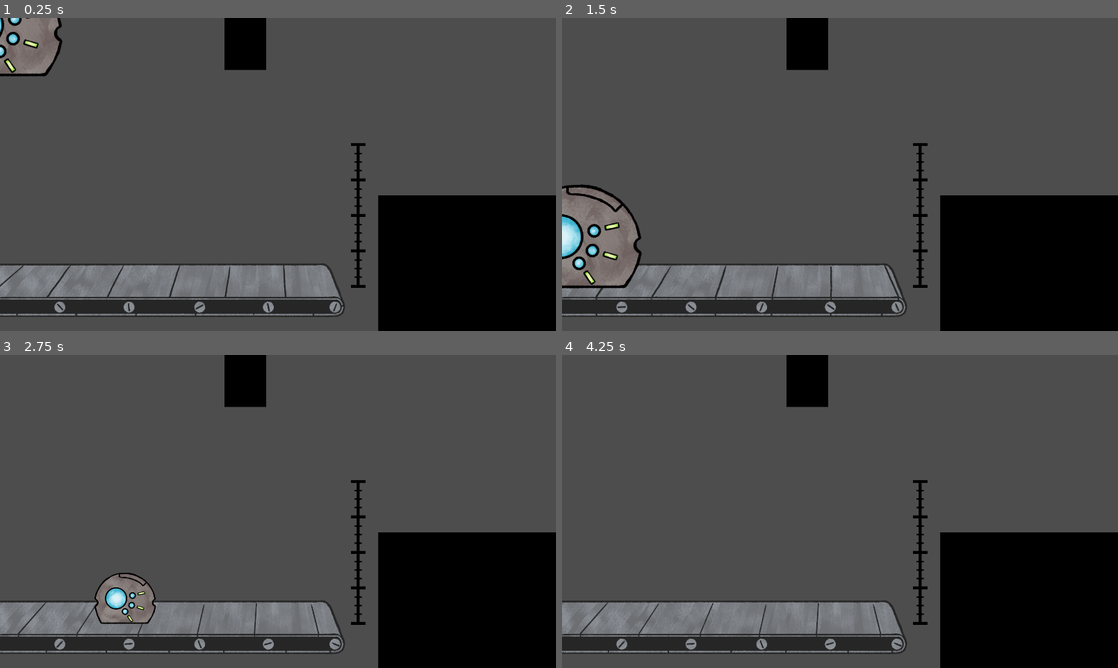
Above: before the commit, frames 1-4 (two rows, left to right).
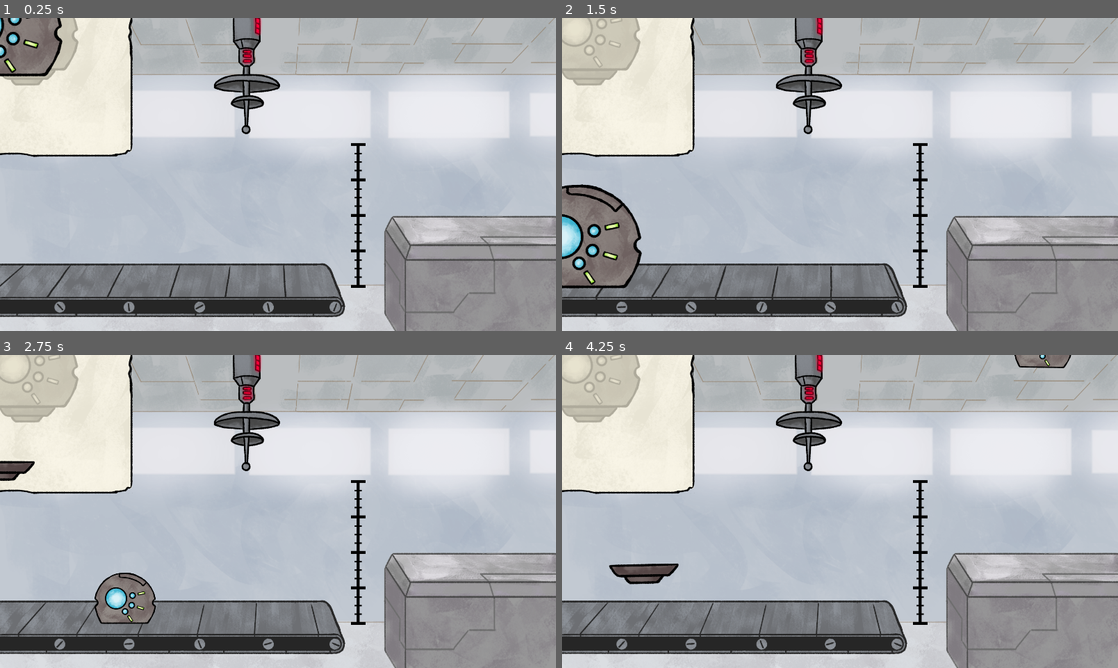
Above: after the commit, the same moments.

Repository: saadjiqbal/tip-the-scales
Game: Godot game, scene res://scenes/game.tscn
Two runs of this game, one before a commit and one after it. Both use one fixed random seed, a clock stepped at 60 frames per second and the inputs below. The project has no main scene, so this scene is started directly.
Inputs (mouse positions are in pixels of both pictures, inside the frame that each line leads up to):
- Up to frame 1 (0.25 s): no input
- Up to frame 2 (1.5 s): tap Enter (ui_accept) at 0.5, 0.6, 0.77, 1.07 s; move the mouse to (962, 158) at 0.52 s; move the mouse to (728, 190) at 1.27 s; click (728, 190) at 1.35 s
- Up to frame 3 (2.75 s): tap Enter (ui_accept) at 1.52, 1.55, 1.82, 2.3 s; move the mouse to (61, 574) at 2.02 s; hold Right mouse button (RightClick) from 2.03 s (still down)
- Up to frame 4 (4.25 s): move the mouse to (812, 574) at 2.77 s; release Right mouse button (RightClick) at 2.78 s; tap Enter (ui_accept) at 2.85, 3.02, 3.32, 3.77, 3.8, 4.07 s; move the mouse to (1006, 558) at 3.52 s; press the mouse at (1006, 558) at 3.53 s

The runs differ from the first frame. In frame 1, 87% of the frame differs, in the area x 0-100%, y 0-100%; in frame 2, 86%; in frame 3, 88%; in frame 4, 89%.

Commit message:
Updated sprites

Diff:
--- /dev/null
+++ b/manual.tscn
@@ -0,0 +1,6 @@
+[gd_scene load_steps=2 format=3 uid="uid://iy4a2pn8v7uq"]
+
+[ext_resource type="Texture2D" uid="uid://ok2idkkm6wly" path="res://sprites/manual/manual_page_0.png" id="1_b1xl5"]
+
+[node name="Manual" type="Sprite2D"]
+texture = ExtResource("1_b1xl5")
--- a/scenes/game.tscn
+++ b/scenes/game.tscn
@@ -1,21 +1,27 @@
-[gd_scene load_steps=8 format=3 uid="uid://xjnffox0uabc"]
+[gd_scene load_steps=10 format=3 uid="uid://xjnffox0uabc"]
 
 [ext_resource type="Script" path="res://scripts/game.gd" id="1_nx7mq"]
+[ext_resource type="Texture2D" uid="uid://dypkmni1io311" path="res://sprites/backgrounds/background.png" id="2_8jt7c"]
 [ext_resource type="PackedScene" uid="uid://byfxcixpc3i6f" path="res://scenes/conveyor_belt.tscn" id="3_f8gkv"]
 [ext_resource type="Texture2D" uid="uid://63ek7v7otbi7" path="res://sprites/place_holder_art/Temp_Ruler.png" id="4_ein4x"]
 [ext_resource type="PackedScene" uid="uid://bqtmnirqb2oaw" path="res://scenes/platform.tscn" id="5_31v04"]
 [ext_resource type="PackedScene" uid="uid://cmqhipa1dja3t" path="res://scenes/scanner.tscn" id="5_t77b4"]
 [ext_resource type="PackedScene" uid="uid://l5sgoluep11v" path="res://scenes/teleporter.tscn" id="7_x186n"]
 [ext_resource type="AudioStream" uid="uid://bp85jp075xji8" path="res://Audio/Music/S06_E06_GMTK_2024.mp3" id="8_8ehep"]
+[ext_resource type="PackedScene" uid="uid://iy4a2pn8v7uq" path="res://manual.tscn" id="8_d6nrw"]
 
 [node name="Game" type="Node2D"]
 script = ExtResource("1_nx7mq")
 
+[node name="Background" type="Sprite2D" parent="."]
+texture = ExtResource("2_8jt7c")
+centered = false
+
 [node name="Teleporter" parent="." instance=ExtResource("7_x186n")]
-position = Vector2(847, 29)
+position = Vector2(853, 200)
 
 [node name="Platform" parent="." instance=ExtResource("5_31v04")]
-position = Vector2(1681, 987)
+position = Vector2(1623, 881)
 
 [node name="ConveyorBelt" parent="." instance=ExtResource("3_f8gkv")]
 
@@ -24,15 +30,13 @@
 texture = ExtResource("4_ein4x")
 
 [node name="Scanner" parent="." instance=ExtResource("5_t77b4")]
-position = Vector2(2794, 676)
+position = Vector2(2026, 756)
 
-[node name="Manual" type="Sprite2D" parent="."]
+[node name="Manual" parent="." instance=ExtResource("8_d6nrw")]
 
 [node name="AudioStreamPlayer" type="AudioStreamPlayer" parent="."]
 stream = ExtResource("8_8ehep")
 
 [node name="RayCast2D" type="RayCast2D" parent="."]
-
-position = Vector2(800, 0)
-
+position = Vector2(316, 545)
 scale = Vector2(5, 7)
--- a/scenes/objects/thruster_0.tscn
+++ b/scenes/objects/thruster_0.tscn
@@ -4,11 +4,11 @@
 [ext_resource type="Texture2D" uid="uid://bvcyvdgosj8ie" path="res://sprites/parts/thruster_0.png" id="2_d0pv6"]
 [ext_resource type="AudioStream" uid="uid://f1tduffby4tp" path="res://Audio/SFX/SFX_Ratchet.wav" id="3_swvdk"]
 
-[sub_resource type="RectangleShape2D" id="RectangleShape2D_fkdjl"]
-size = Vector2(244, 69)
+[sub_resource type="RectangleShape2D" id="RectangleShape2D_cjaqk"]
+size = Vector2(238, 69)
 
-[sub_resource type="RectangleShape2D" id="RectangleShape2D_jn520"]
-size = Vector2(243, 69)
+[sub_resource type="RectangleShape2D" id="RectangleShape2D_ocqxp"]
+size = Vector2(239, 70)
 
 [node name="thruster_0" type="RigidBody2D"]
 script = ExtResource("1_t2vgs")
@@ -17,14 +17,14 @@
 texture = ExtResource("2_d0pv6")
 
 [node name="CollisionShape2D" type="CollisionShape2D" parent="."]
-position = Vector2(1, -0.5)
-shape = SubResource("RectangleShape2D_fkdjl")
+position = Vector2(1, 0.5)
+shape = SubResource("RectangleShape2D_cjaqk")
 
 [node name="Area2D" type="Area2D" parent="."]
 
 [node name="CollisionShape2D" type="CollisionShape2D" parent="Area2D"]
-position = Vector2(1.5, -0.5)
-shape = SubResource("RectangleShape2D_jn520")
+position = Vector2(-0.5, 0)
+shape = SubResource("RectangleShape2D_ocqxp")
 
 [node name="AudioStreamPlayer" type="AudioStreamPlayer" parent="."]
 stream = ExtResource("3_swvdk")
--- a/scenes/platform.tscn
+++ b/scenes/platform.tscn
@@ -1,17 +1,15 @@
 [gd_scene load_steps=3 format=3 uid="uid://bqtmnirqb2oaw"]
 
-[ext_resource type="Texture2D" uid="uid://dkr81ncof3g5t" path="res://sprites/place_holder_art/Temp_Box.png" id="1_qppq2"]
+[ext_resource type="Texture2D" uid="uid://dsfs3k36d36yd" path="res://sprites/platform.png" id="1_aufqx"]
 
 [sub_resource type="RectangleShape2D" id="RectangleShape2D_fnpy7"]
-size = Vector2(645.5, 221)
+size = Vector2(592, 221)
 
 [node name="Platform" type="StaticBody2D"]
 
 [node name="Sprite2D" type="Sprite2D" parent="."]
-position = Vector2(-51.5, -139)
-scale = Vector2(0.862667, 0.629333)
-texture = ExtResource("1_qppq2")
+texture = ExtResource("1_aufqx")
 
 [node name="CollisionShape2D" type="CollisionShape2D" parent="."]
-position = Vector2(-49.75, -186)
+position = Vector2(1, 0)
 shape = SubResource("RectangleShape2D_fnpy7")
--- a/scenes/scanner.tscn
+++ b/scenes/scanner.tscn
@@ -6,5 +6,5 @@
 script = ExtResource("1_xwwgi")
 
 [node name="RayCast2D" type="RayCast2D" parent="."]
-scale = Vector2(15, 15)
+scale = Vector2(7, 15)
 target_position = Vector2(-100, 0)
--- a/scenes/teleporter.tscn
+++ b/scenes/teleporter.tscn
@@ -1,16 +1,15 @@
 [gd_scene load_steps=4 format=3 uid="uid://l5sgoluep11v"]
 
-[ext_resource type="Texture2D" uid="uid://dkr81ncof3g5t" path="res://sprites/place_holder_art/Temp_Box.png" id="1_lui12"]
+[ext_resource type="Texture2D" uid="uid://b6hoooye2h5rd" path="res://sprites/teleporter.png" id="1_gka44"]
 [ext_resource type="Script" path="res://scripts/teleporter.gd" id="2_st1fq"]
 [ext_resource type="AudioStream" uid="uid://lbqvrytov8fl" path="res://Audio/SFX/SFX_Teleport_03.wav" id="3_1p2uf"]
 
 [node name="Teleporter" type="Sprite2D"]
-scale = Vector2(0.19, 0.398667)
-texture = ExtResource("1_lui12")
+texture = ExtResource("1_gka44")
 script = ExtResource("2_st1fq")
 
 [node name="RayCast2D" type="RayCast2D" parent="."]
-scale = Vector2(50, 45)
+scale = Vector2(10, 15)
 
 [node name="AudioStreamPlayer" type="AudioStreamPlayer" parent="."]
 stream = ExtResource("3_1p2uf")
--- a/scripts/game.gd
+++ b/scripts/game.gd
@@ -27,11 +27,11 @@
 func spawn_part() -> void:
 	if robot_01_level and part_number == 0:
 		add_child(robot_01_parts[part_number].instantiate())
+		part_number += 1
 
 	if $RayCast2D.is_colliding() and needs_parts:
 		add_child(robot_01_parts[part_number].instantiate())
-
-	part_number += 1
+		part_number += 1
 
 func check_part_number() -> void:
 	if part_number >= robot_01_parts.size():
--- a/scripts/teleporter.gd
+++ b/scripts/teleporter.gd
@@ -5,5 +5,5 @@
 	#Teleports the object coliding with the raycast
 	if Input.is_action_just_pressed("ui_accept") and $RayCast2D.is_colliding():
 		var ObjectPosition = $RayCast2D.get_collider().position
-		$RayCast2D.get_collider().position = Vector2(500, -500)
+		$RayCast2D.get_collider().position = Vector2(1650, -50)
 		$AudioStreamPlayer.play()
